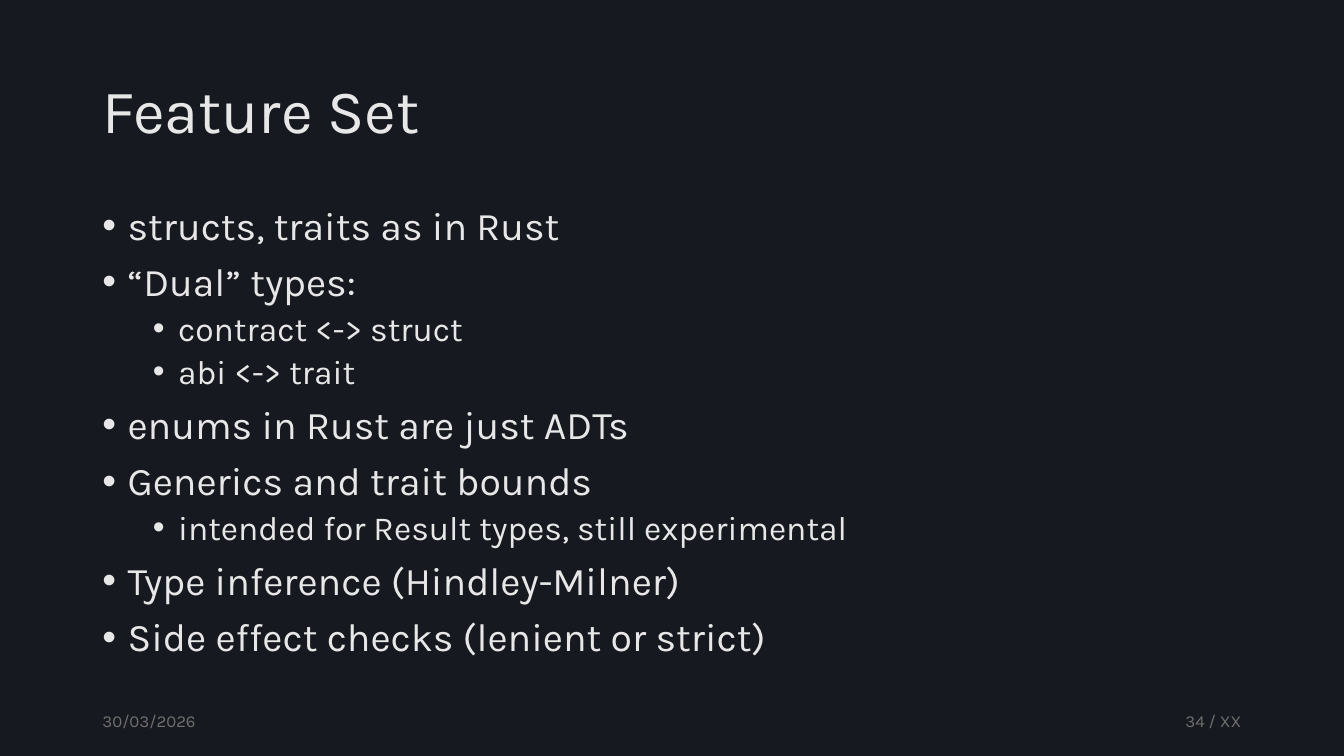
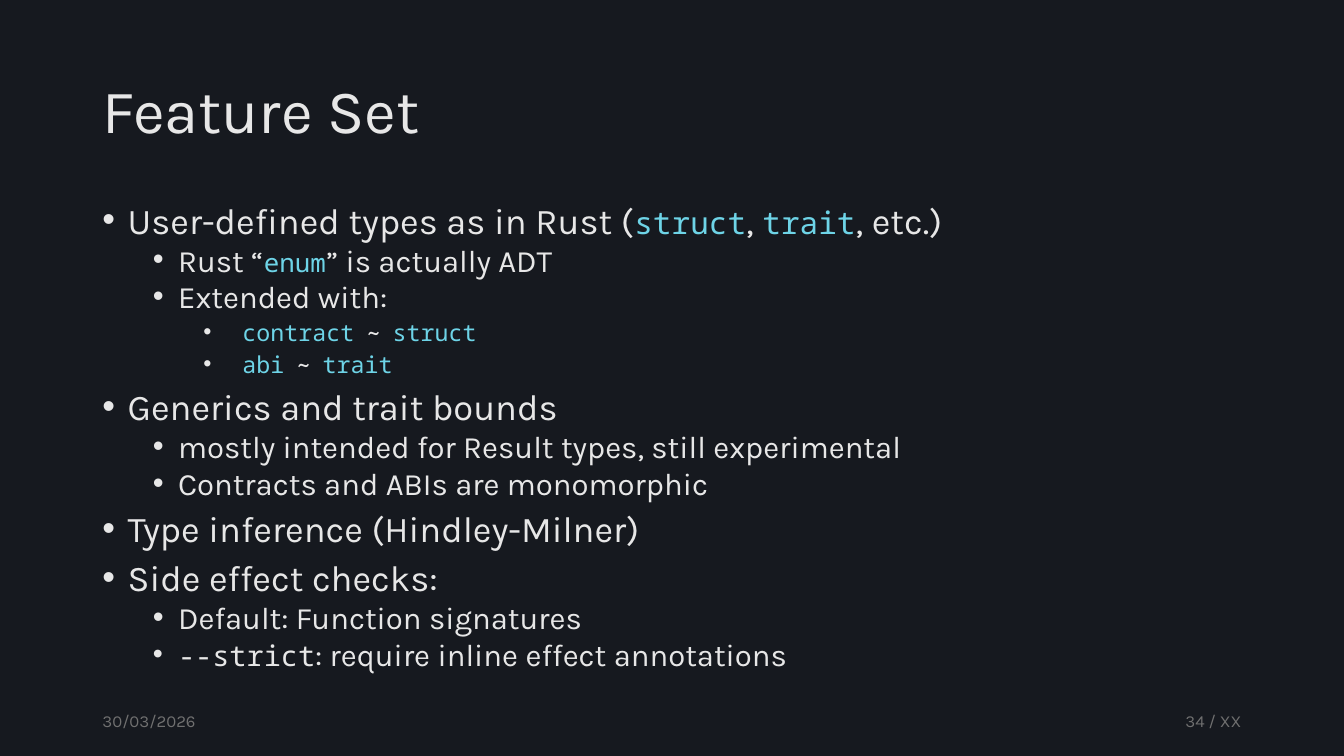
Before and after one commit to tzann/thesis, a slide deck: slide 34 of doc/presentation/Thesis.pptx. Drawn at 1344x756 pixels with LibreOffice and Linux fonts; fonts in the diff are those of the drawing. Boxes give left, top, right and bottom in pixels: in the first picture for what was removed or moved away, otherwise in the second. Text is boxed around its words. In the diff, an @@ line names an element or a change of style, - is before the commit and + after.

```diff
--- a/doc/presentation/Thesis.pptx
+++ b/doc/presentation/Thesis.pptx
@@ text at (x1=128, y1=208, x2=942, y2=374): text changed; size 28 to 22.2 pt @@
-• structs, traits as in Rust
-• “Dual” types:
-  • contract <-> struct
-  • abi <-> trait
-• enums in Rust are just ADTs
+• User-defined types as in Rust (struct, trait, etc.)
+  • Rust “enum” is actually ADT
+  • Extended with:
+    • contract ~ struct
+    • abi ~ trait
@@ text at (x1=128, y1=395, x2=640, y2=551): size 28 to 25.9 pt in "Generics and trait bounds", "Type inference (Hindley-Milner)"; line spacing 0.9 to 0.8 @@
@@ text at (x1=178, y1=436, x2=901, y2=502): text changed; size 24 to 22.2 pt @@
-  • intended for Result types, still experimental
+  • mostly intended for Result types, still experimental
+  • Contracts and ABIs are monomorphic
@@ text at (x1=128, y1=566, x2=787, y2=673): text changed; size 28 to 22.2 pt @@
-• Side effect checks (lenient or strict)
+• Side effect checks:
+  • Default: Function signatures
+  • --strict: require inline effect annotations
```
Also in this commit, not shown: 6 other slides changed, 7 slides added, 1 slide removed, 2 other files.
